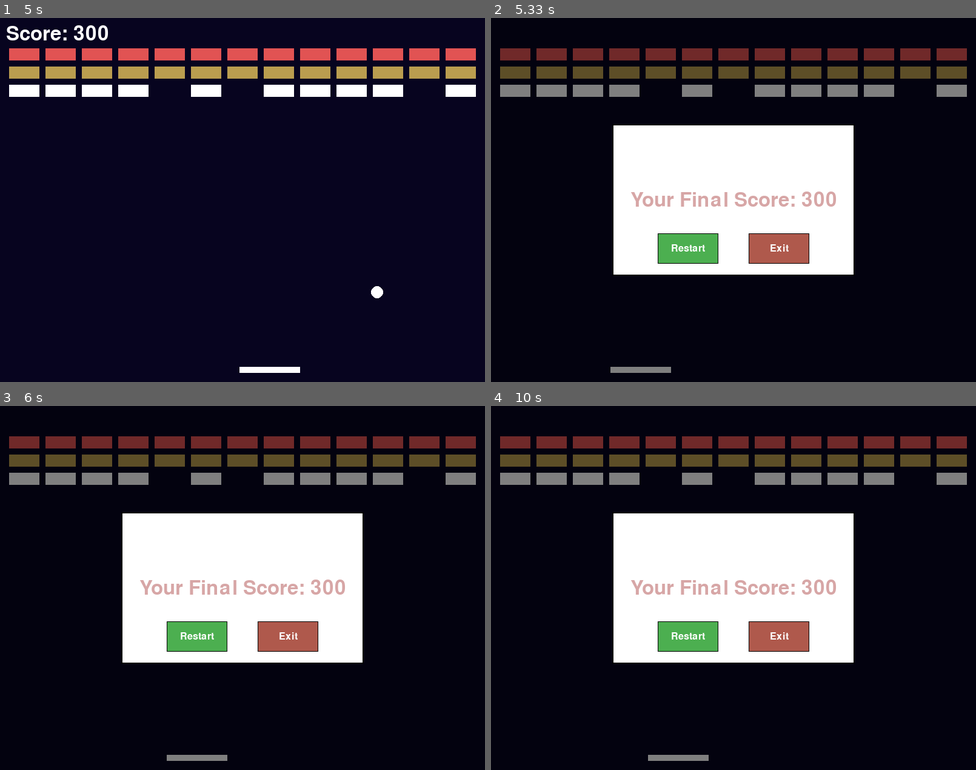
Above: before the commit, frames 1-4 (two rows, left to right).
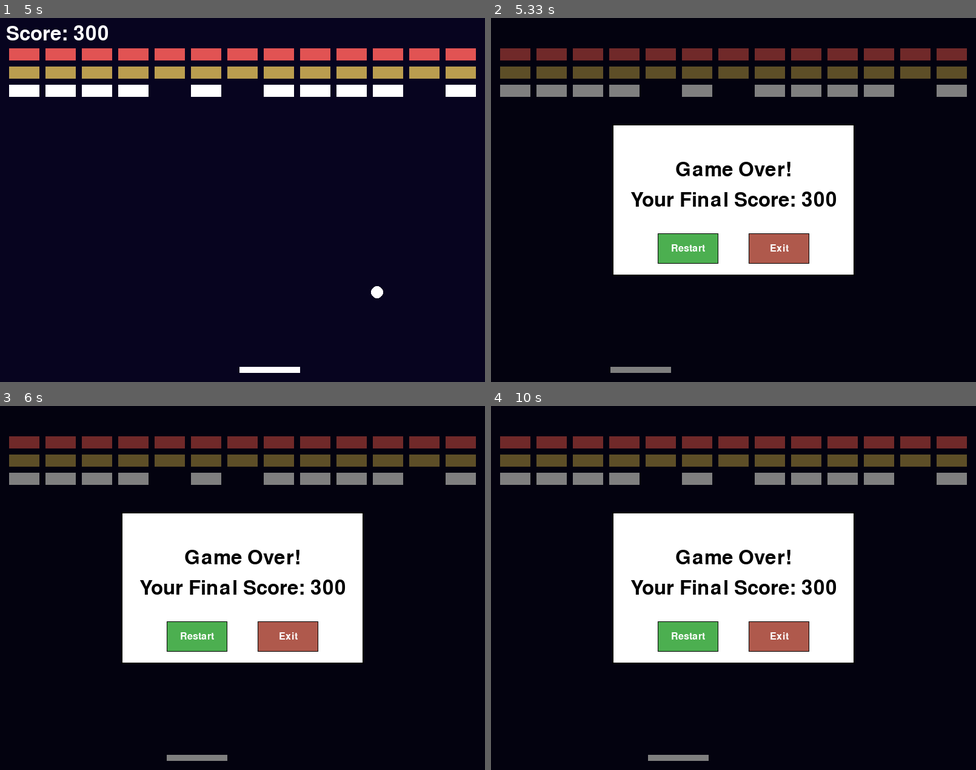
Above: after the commit, the same moments.

Repository: gnikkoch96/pygame-projects
Game: pygame game, started from brick_breaker/main.py
Same seed, same stepped clock (60 frames per second), same inputs: the game is played once before the commit and once after it.
Inputs (mouse positions are in pixels of both pictures, inside the frame that each line leads up to):
- Up to frame 1 (5 s): click (242, 200) at 0.38 s; click (291, 280) at 0.72 s; click (421, 327) at 1.05 s; click (126, 127) at 1.38 s; click (242, 243) at 1.72 s; click (174, 123) at 2.05 s; click (412, 294) at 2.38 s; click (87, 236) at 2.72 s; click (101, 130) at 3.05 s; click (126, 265) at 3.38 s; click (417, 283) at 3.72 s; click (97, 334) at 4.05 s; click (92, 221) at 4.38 s; click (271, 301) at 4.72 s
- Up to frame 2 (5.33 s): tap Space at 5.07 s; click (641, 112) at 5.08 s
- Up to frame 3 (6 s): tap Space at 5.37 s; click (198, 635) at 5.88 s
- Up to frame 4 (10 s): move the mouse to (680, 638) at 9.52 s; click (680, 638) at 9.7 s

Frame 1 is identical in both runs. In frame 2, 1.2% of the frame differs, in the area x 28-72%, y 39-52%; in frame 3, 1.2%; in frame 4, 1.2%.

Commit message:
feat: added game over message when is_game_over is true and also changed the color of the text to be black for the dialog

Diff:
--- a/brick_breaker/utils/dialogs.py
+++ b/brick_breaker/utils/dialogs.py
@@ -21,11 +21,17 @@
     # border color
     pygame.draw.rect(screen, pygame.Color('#000000'), (dialog_x, dialog_y, dialog_width, dialog_height), 2)
 
+    # game over message
+    if is_game_over:
+        game_over_message = "Game Over!"
+        text = font.render(game_over_message, True, pygame.Color("#000000"))
+        text_rect = text.get_rect(center=(SCREEN_WIDTH // 2, SCREEN_HEIGHT // 2 - 50))
+        screen.blit(text, text_rect)
 
-    score_message = f"Your Final Score: {game_state.score}"
-    text = font.render(score_message, True, pygame.Color("#D7A6A6"))
-    text_rect = text.get_rect(center=(SCREEN_WIDTH // 2, SCREEN_HEIGHT // 2))
-    screen.blit(text, text_rect)
+        score_message = f"Your Final Score: {game_state.score}"
+        text = font.render(score_message, True, pygame.Color("#000000"))
+        text_rect = text.get_rect(center=(SCREEN_WIDTH // 2, SCREEN_HEIGHT // 2))
+        screen.blit(text, text_rect)
 
     # buttons
     button_width, button_height = 100, 50
